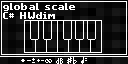
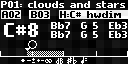
Layered file, before and after one edit (128×64). Changes by layer:
added group "big perf screen" with 21 layers above "inv" over (0, 1, 128, 56)
added layer "Layer 702" (difference) in group "big perf screen" over (1, 10, 128, 19)
added group "Group 4" with 2 layers in group "big perf screen" over (0, 40, 63, 56)
added layer "Layer 700" (3rd of 3, in "big perf screen" › "Group 4") in group "Group 4" over (28, 40, 37, 49)
added layer "Layer 698 copy" (3rd of 3, in "big perf screen" › "Group 4") in group "Group 4" over (0, 48, 63, 56)
added layer "Layer 698 copy 2" in group "big perf screen" over (0, 51, 128, 56)
added layer "C#8" in group "big perf screen" over (4, 23, 38, 37)
added layer "Bb7 G 5 Eb3 copy" in group "big perf screen" over (52, 31, 127, 38)
added layer "Bb7 G 5 Eb3" in group "big perf screen" over (52, 22, 127, 29)
added layer "A02 B03 H:C# hwdim" in group "big perf screen" over (2, 11, 121, 18)
added layer "P01: clouds and stars" in group "big perf screen" over (2, 1, 125, 8)
moved "C# HWdim" into group "Group 1" over (3, 12, 55, 19)
moved "global scale" into group "Group 1" over (3, 3, 75, 11)
moved "Layer 640" into group "Group 1" over (1, 1, 127, 55)
moved "keyboard2" into group "Group 1" over (4, 20, 102, 53)
